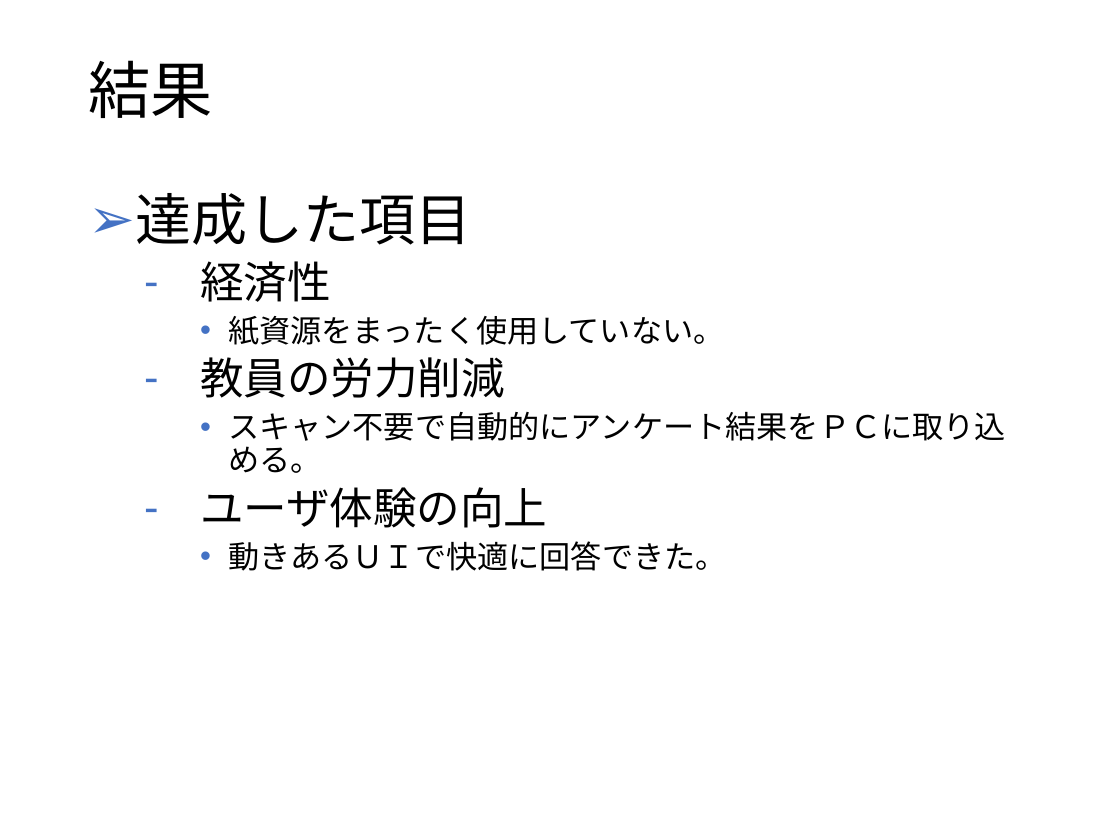
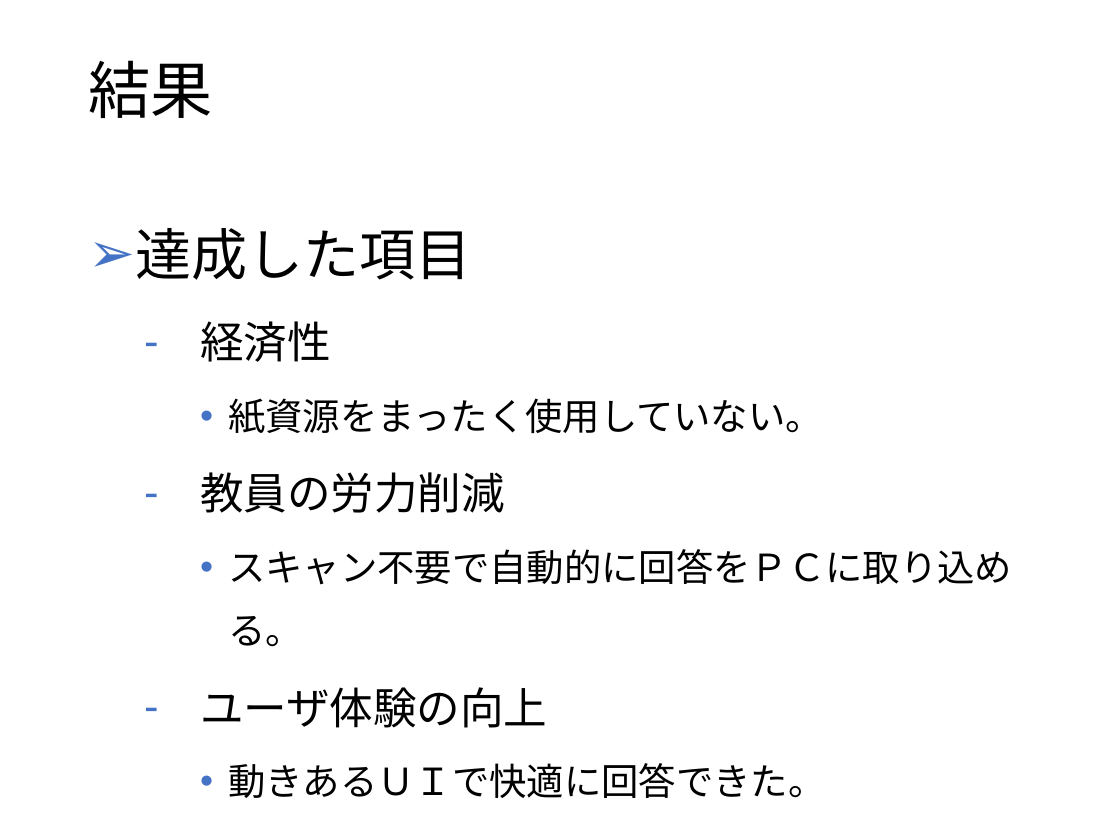
Before and after one commit to kazuwo/kosen-graduation-thesis, a slide deck: slide 6 of 卒業研究発表スライド.pptx. Drawn at 1120x840 pixels with LibreOffice and Linux fonts; fonts in the diff are those of the drawing. Boxes give left, top, right and bottom in pixels: in the first picture for what was removed or moved away, otherwise in the second. Text is boxed around its words. In the diff, an @@ line names an element or a change of style, - is before the commit and + after.

```diff
--- a/卒業研究発表スライド.pptx
+++ b/卒業研究発表スライド.pptx
@@ text at (135, 228, 825, 798): size 20 to 24 pt in "紙資源をまったく使用していない。", "動きあるＵＩで快適に回答できた。"; line spacing 0.9 to 1.4 @@
@@ text at (228, 549, 1012, 647): text changed; size 20 to 24 pt @@
-    • スキャン不要で自動的にアンケート結果をＰＣに取り込める。
+    • スキャン不要で自動的に回答をＰＣに取り込める。
```
Also in this commit, not shown: 10 other slides changed, 3 slides added, 2 slides removed.
